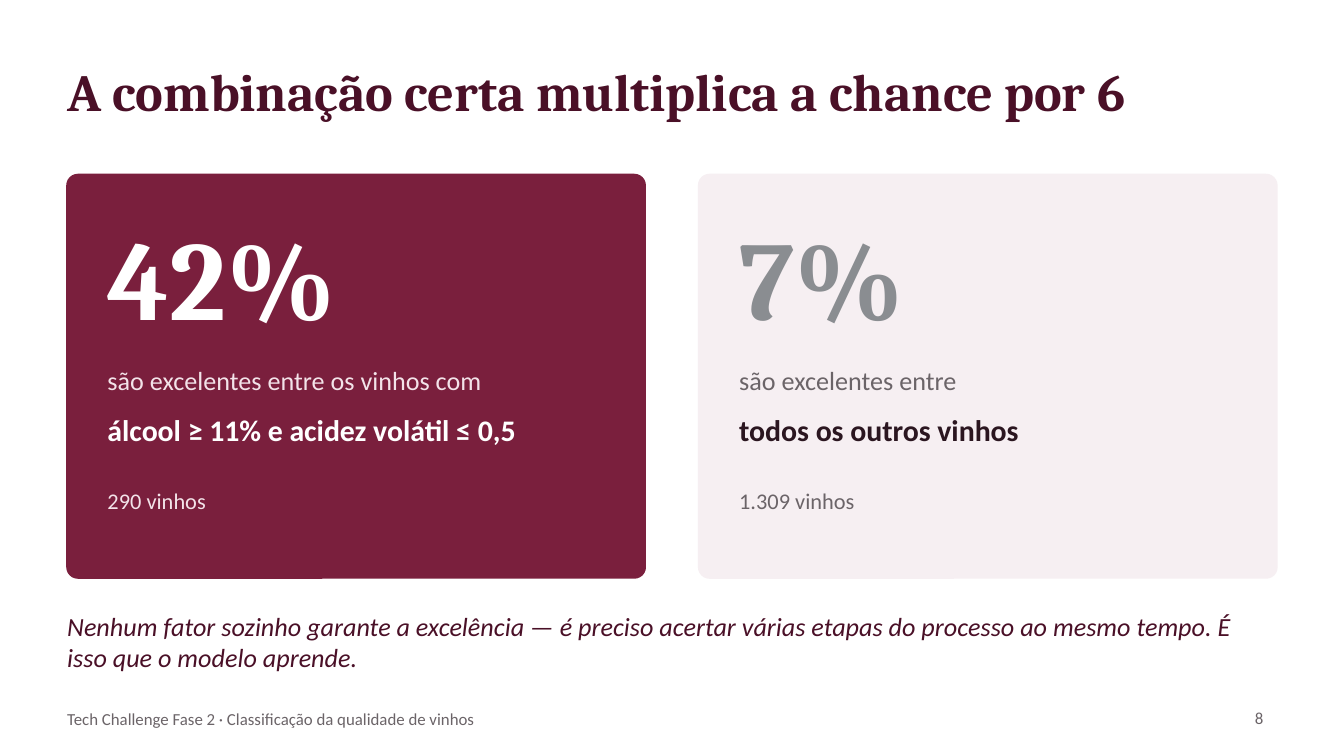
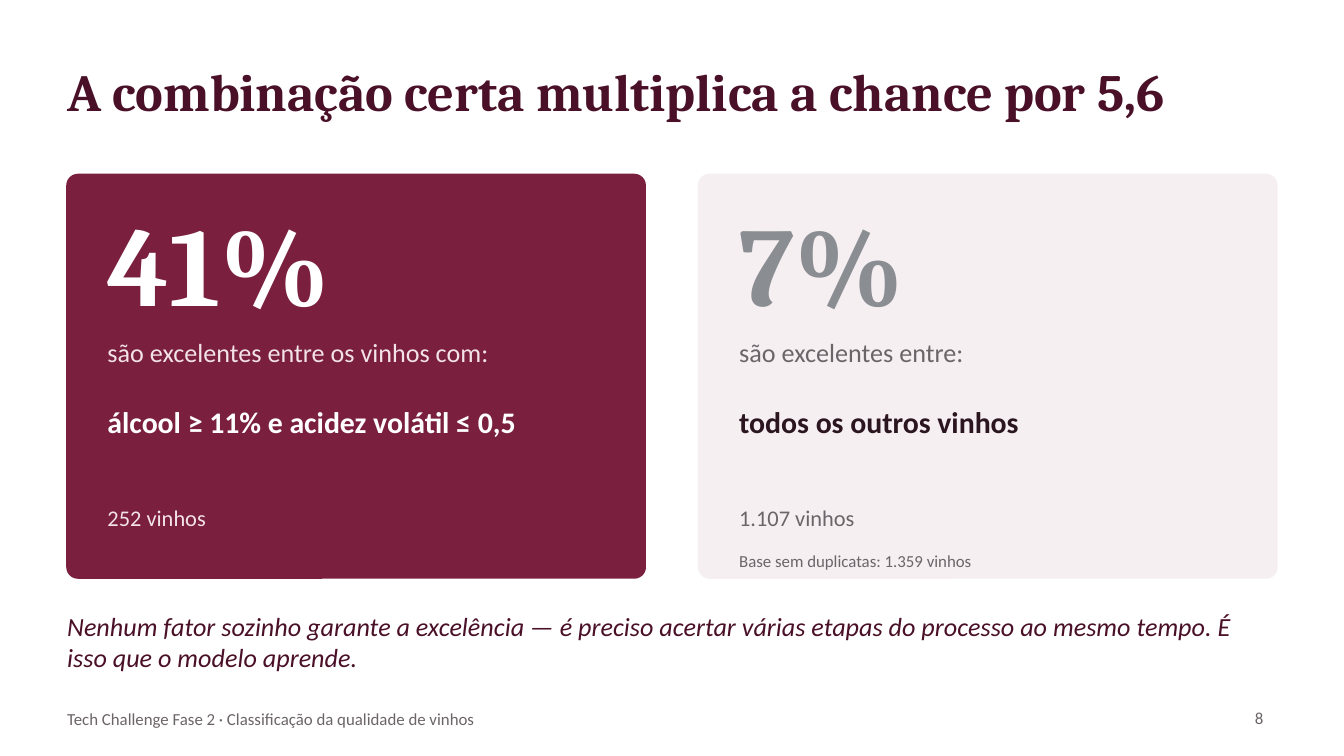
Before and after one commit to Deogadox/wine-quality-classification, a slide deck: slide 8 of presentation/apresentacao_executiva.pptx. Drawn at 1344x756 pixels with LibreOffice and Linux fonts; fonts in the diff are those of the drawing. Boxes give left, top, right and bottom in pixels: in the first picture for what was removed or moved away, otherwise in the second. Text is boxed around its words. In the diff, an @@ line names an element or a change of style, - is before the commit and + after.

Commit message:
Adiciona vídeo, integrantes do grupo e corrige slide 8 (base sem duplicatas)

```diff
--- a/presentation/apresentacao_executiva.pptx
+++ b/presentation/apresentacao_executiva.pptx
@@ title at [67, 74, 1164, 122]: text changed @@
-A combinação certa multiplica a chance por 6
+A combinação certa multiplica a chance por 5,6
@@ text "7%": place and size @@
-text "7%" at [739, 244, 904, 323]
+text "7%" at [739, 230, 904, 309]
@@ text at [107, 229, 330, 309]: text changed @@
-42%
+41%
@@ text at [107, 344, 489, 362]: text changed @@
-são excelentes entre os vinhos com
+são excelentes entre os vinhos com:
@@ text at [739, 344, 963, 362]: text changed @@
-são excelentes entre
+são excelentes entre:
@@ vertical alignment middle to top in 6 elements at [107, 412, 516, 437], [739, 412, 1018, 434], [107, 344, 489, 362], [739, 344, 963, 362], [739, 510, 854, 526], [107, 510, 206, 526] @@
@@ text at [107, 510, 206, 526]: text changed @@
-290 vinhos
+252 vinhos
@@ text at [739, 510, 854, 526]: text changed @@
-1.309 vinhos
+1.107 vinhos
@@ text added at [739, 555, 972, 570], 9 pt, text #6B6468 @@
+Base sem duplicatas: 1.359 vinhos
```
Also in this commit, not shown: 2 other slides changed, 3 other files.
